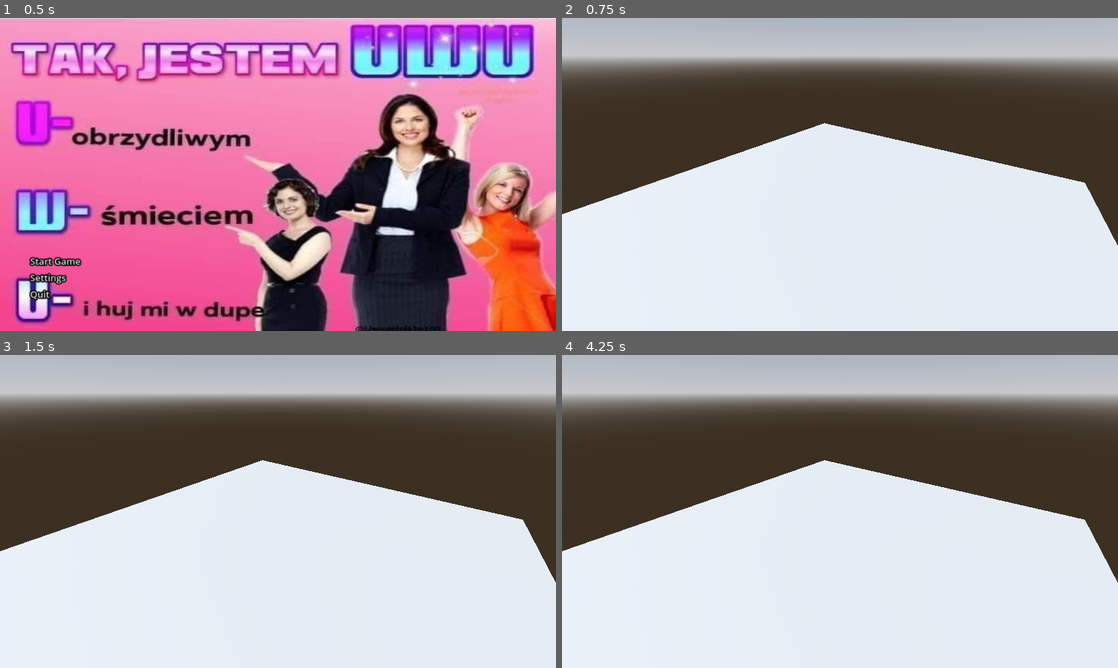
Above: before the commit, frames 1-4 (two rows, left to right).
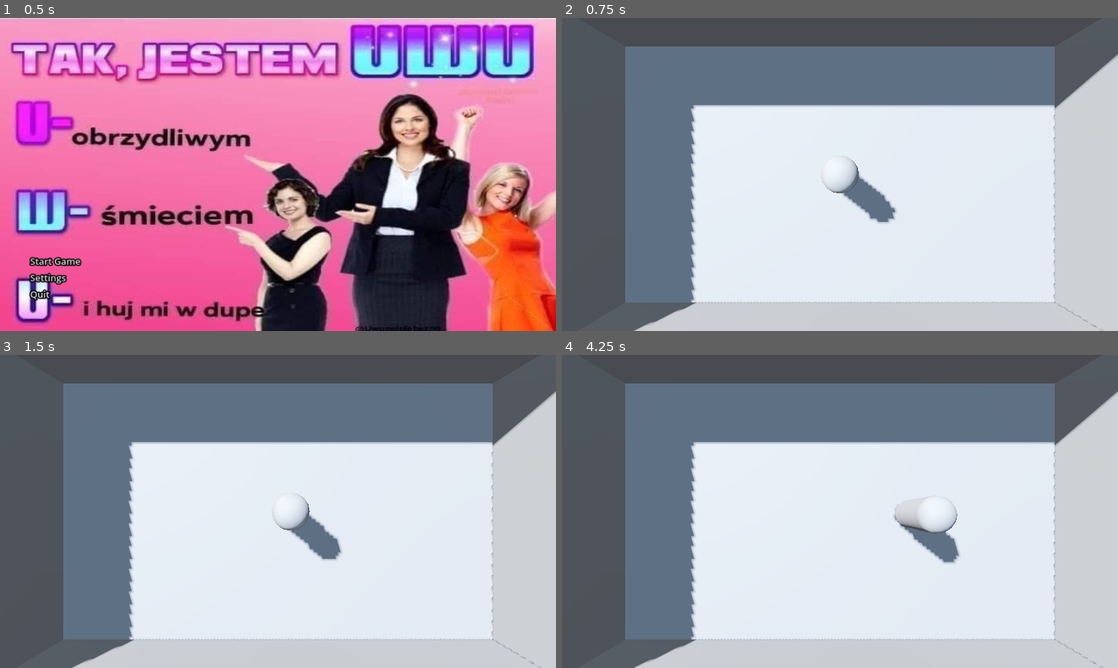
Above: after the commit, the same moments.

Repository: takanazwa5/HelloGameJam2024
Game: Godot game, scene res://features/main_menu/main_menu.tscn
The game is run twice, just before and just after one commit, with the same random seed, the same clock (stepped at 60 frames per second) and the same inputs.
Inputs (mouse positions are in pixels of both pictures, inside the frame that each line leads up to):
- Up to frame 1 (0.5 s): no input
- Up to frame 2 (0.75 s): click "Start Game" at 0.5 s
- Up to frame 3 (1.5 s): tap Enter at 1.25 s; move the mouse to (400, 495) at 1.27 s; hold D (walk_right, bound only after the commit) from 1.28 s (still down); tap Tab (TAB) at 1.35 s; click (400, 495) at 1.42 s
- Up to frame 4 (4.25 s): move the mouse to (728, 527) at 2.02 s; release D (walk_right, bound only after the commit) at 2.03 s; hold S (walk_down, bound only after the commit) 2.03-2.78 s; tap Backspace at 2.1, 3.6 s; move the mouse to (895, 442) at 2.77 s; hold D (walk_right, bound only after the commit) 2.78-3.53 s; tap Tab (TAB) at 2.85 s; move the mouse to (812, 574) at 3.52 s; hold W (walk_up, bound only after the commit) from 3.53 s (still down); click (812, 574) at 3.67 s

Frame 1 is identical in both runs. In frame 2, 69% of the frame differs, in the area x 0-100%, y 0-100%; in frame 3, 69%; in frame 4, 69%.

Commit message:
Create player and save environment to scene

Diff:
--- /dev/null
+++ b/features/player/player.gd
@@ -0,0 +1,32 @@
+class_name Player extends CharacterBody3D
+
+
+const SPEED : float = 1.0
+const ACCELERATION : float = 1.0
+const DECELERATION : float = 0.25
+
+
+var speed : float = SPEED
+
+
+func _physics_process(delta: float) -> void:
+	update_gravity(delta)
+	update_input(delta)
+	move_and_slide()
+
+
+func update_gravity(delta: float) -> void:
+	if not is_on_floor():
+		velocity += get_gravity() * delta
+
+
+func update_input(delta: float) -> void:
+	var input_dir : Vector2 = Input.get_vector("walk_up", "walk_down", "walk_right", "walk_left")
+
+	if input_dir:
+		velocity.x = lerpf(velocity.x, input_dir.x * speed, ACCELERATION)
+		velocity.z = lerpf(velocity.z, input_dir.y * speed, ACCELERATION)
+
+	else:
+		velocity.x = move_toward(velocity.x, 0, DECELERATION)
+		velocity.z = move_toward(velocity.z, 0, DECELERATION)
--- /dev/null
+++ b/features/player/player.tscn
@@ -0,0 +1,23 @@
+[gd_scene load_steps=4 format=3 uid="uid://dinlvdvxepfsj"]
+
+[ext_resource type="Script" path="res://features/player/player.gd" id="1_t26w5"]
+
+[sub_resource type="CapsuleMesh" id="CapsuleMesh_mtgrg"]
+radius = 0.3
+height = 1.8
+radial_segments = 16
+rings = 4
+
+[sub_resource type="CapsuleShape3D" id="CapsuleShape3D_gwh3g"]
+radius = 0.3
+height = 1.8
+
+[node name="Player" type="CharacterBody3D"]
+input_ray_pickable = false
+script = ExtResource("1_t26w5")
+
+[node name="MeshInstance3D" type="MeshInstance3D" parent="."]
+mesh = SubResource("CapsuleMesh_mtgrg")
+
+[node name="CollisionShape3D" type="CollisionShape3D" parent="."]
+shape = SubResource("CapsuleShape3D_gwh3g")
--- a/project.godot
+++ b/project.godot
@@ -52,6 +52,26 @@
 "events": [Object(InputEventKey,"resource_local_to_scene":false,"resource_name":"","device":-1,"window_id":0,"alt_press …(195 unchanged characters)…
 ]
 }
+walk_up={
+"deadzone": 0.5,
+"events": [Object(InputEventKey,"resource_local_to_scene":false,"resource_name":"","device":-1,"window_id":0,"alt_pressed":false,"shift_pressed":false,"ctrl_pressed":false,"meta_pressed":false,"pressed":false,"keycode":0,"physical_keycode":87,"key_label":0,"unicode":119,"location":0,"echo":false,"script":null)
+]
+}
+walk_down={
+"deadzone": 0.5,
+"events": [Object(InputEventKey,"resource_local_to_scene":false,"resource_name":"","device":-1,"window_id":0,"alt_pressed":false,"shift_pressed":false,"ctrl_pressed":false,"meta_pressed":false,"pressed":false,"keycode":0,"physical_keycode":83,"key_label":0,"unicode":115,"location":0,"echo":false,"script":null)
+]
+}
+walk_left={
+"deadzone": 0.5,
+"events": [Object(InputEventKey,"resource_local_to_scene":false,"resource_name":"","device":-1,"window_id":0,"alt_pressed":false,"shift_pressed":false,"ctrl_pressed":false,"meta_pressed":false,"pressed":false,"keycode":0,"physical_keycode":65,"key_label":0,"unicode":97,"location":0,"echo":false,"script":null)
+]
+}
+walk_right={
+"deadzone": 0.5,
+"events": [Object(InputEventKey,"resource_local_to_scene":false,"resource_name":"","device":-1,"window_id":0,"alt_pressed":false,"shift_pressed":false,"ctrl_pressed":false,"meta_pressed":false,"pressed":false,"keycode":0,"physical_keycode":68,"key_label":0,"unicode":100,"location":0,"echo":false,"script":null)
+]
+}
 
 [rendering]
 
--- /dev/null
+++ b/scenes/environment.tscn
@@ -0,0 +1,55 @@
+[gd_scene load_steps=6 format=3 uid="uid://wuaq2nrc6uhr"]
+
+[sub_resource type="ProceduralSkyMaterial" id="ProceduralSkyMaterial_jx0ng"]
+
+[sub_resource type="Sky" id="Sky_qaj1g"]
+sky_material = SubResource("ProceduralSkyMaterial_jx0ng")
+
+[sub_resource type="Environment" id="Environment_r7bqp"]
+background_mode = 2
+sky = SubResource("Sky_qaj1g")
+tonemap_mode = 2
+ssr_enabled = true
+ssao_enabled = true
+ssil_enabled = true
+glow_enabled = true
+
+[sub_resource type="PlaneMesh" id="PlaneMesh_4h361"]
+size = Vector2(20, 20)
+
+[sub_resource type="WorldBoundaryShape3D" id="WorldBoundaryShape3D_eybi7"]
+
+[node name="Environment" type="Node3D"]
+
+[node name="WorldEnvironment" type="WorldEnvironment" parent="."]
+environment = SubResource("Environment_r7bqp")
+
+[node name="DirectionalLight3D" type="DirectionalLight3D" parent="."]
+transform = Transform3D(0.866025, -0.25, -0.433013, 0.5, 0.433013, 0.75, 0, -0.866025, 0.5, 0, 10, 0)
+shadow_enabled = true
+
+[node name="Ground" type="StaticBody3D" parent="."]
+
+[node name="MeshInstance3D" type="MeshInstance3D" parent="Ground"]
+mesh = SubResource("PlaneMesh_4h361")
+
+[node name="CollisionShape3D" type="CollisionShape3D" parent="Ground"]
+shape = SubResource("WorldBoundaryShape3D_eybi7")
+
+[node name="Walls" type="Node3D" parent="."]
+
+[node name="CSGBox3D" type="CSGBox3D" parent="Walls"]
+transform = Transform3D(1, 0, 0, 0, 1, 0, 0, 0, 1, -3, 1.25, 0)
+size = Vector3(0.1, 2.5, 10)
+
+[node name="CSGBox3D2" type="CSGBox3D" parent="Walls"]
+transform = Transform3D(-1, 0, -8.74228e-08, 0, 1, 0, 8.74228e-08, 0, -1, 3, 1.25, 0)
+size = Vector3(0.1, 2.5, 10)
+
+[node name="CSGBox3D3" type="CSGBox3D" parent="Walls"]
+transform = Transform3D(1.31134e-07, 0, -1, 0, 1, 0, 1, 0, 1.31134e-07, 0, 1.25, -5)
+size = Vector3(0.1, 2.5, 6)
+
+[node name="CSGBox3D4" type="CSGBox3D" parent="Walls"]
+transform = Transform3D(-2.18557e-07, 0, 1, 0, 1, 0, -1, 0, -2.18557e-07, 0, 1.25, 5)
+size = Vector3(0.1, 2.5, 6)
--- a/scenes/main.tscn
+++ b/scenes/main.tscn
@@ -1,44 +1,17 @@
-[gd_scene load_steps=7 format=3 uid="uid://b8b44mm8i7vnk"]
+[gd_scene load_steps=4 format=3 uid="uid://b8b44mm8i7vnk"]
 
 [ext_resource type="PackedScene" uid="uid://d1lf6yoxj60fr" path="res://features/pause_menu/pause_menu.tscn" id="1_g5xu3"]
-
-[sub_resource type="ProceduralSkyMaterial" id="ProceduralSkyMaterial_jx0ng"]
-
-[sub_resource type="Sky" id="Sky_qaj1g"]
-sky_material = SubResource("ProceduralSkyMaterial_jx0ng")
-
-[sub_resource type="Environment" id="Environment_r7bqp"]
-background_mode = 2
-sky = SubResource("Sky_qaj1g")
-tonemap_mode = 2
-ssr_enabled = true
-ssao_enabled = true
-ssil_enabled = true
-glow_enabled = true
-
-[sub_resource type="PlaneMesh" id="PlaneMesh_4h361"]
-size = Vector2(20, 20)
-
-[sub_resource type="WorldBoundaryShape3D" id="WorldBoundaryShape3D_eybi7"]
+[ext_resource type="PackedScene" uid="uid://wuaq2nrc6uhr" path="res://scenes/environment.tscn" id="1_o8or8"]
+[ext_resource type="PackedScene" uid="uid://dinlvdvxepfsj" path="res://features/player/player.tscn" id="3_6d6nw"]
 
 [node name="Main" type="Node"]
 
-[node name="WorldEnvironment" type="WorldEnvironment" parent="."]
-environment = SubResource("Environment_r7bqp")
-
-[node name="DirectionalLight3D" type="DirectionalLight3D" parent="."]
-transform = Transform3D(0.866025, -0.25, -0.433013, 0.5, 0.433013, 0.75, 0, -0.866025, 0.5, 0, 10, 0)
-shadow_enabled = true
-
-[node name="Ground" type="StaticBody3D" parent="."]
-
-[node name="MeshInstance3D" type="MeshInstance3D" parent="Ground"]
-mesh = SubResource("PlaneMesh_4h361")
-
-[node name="CollisionShape3D" type="CollisionShape3D" parent="Ground"]
-shape = SubResource("WorldBoundaryShape3D_eybi7")
+[node name="Environment" parent="." instance=ExtResource("1_o8or8")]
 
 [node name="Camera3D" type="Camera3D" parent="."]
-transform = Transform3D(0.796773, -0.303946, 0.522274, 0, 0.864292, 0.50299, -0.604279, -0.400768, 0.688644, 4.70003, 6.36784, 6.56666)
+transform = Transform3D(-4.37114e-08, -1, -4.37114e-08, 0, -4.37114e-08, 1, -1, 4.37114e-08, 1.91069e-15, 0, 4.703, 0)
 
 [node name="PauseMenu" parent="." instance=ExtResource("1_g5xu3")]
+
+[node name="Player" parent="." instance=ExtResource("3_6d6nw")]
+transform = Transform3D(1, 0, 0, 0, 1, 0, 0, 0, 1, 0, 0.9, 0)
